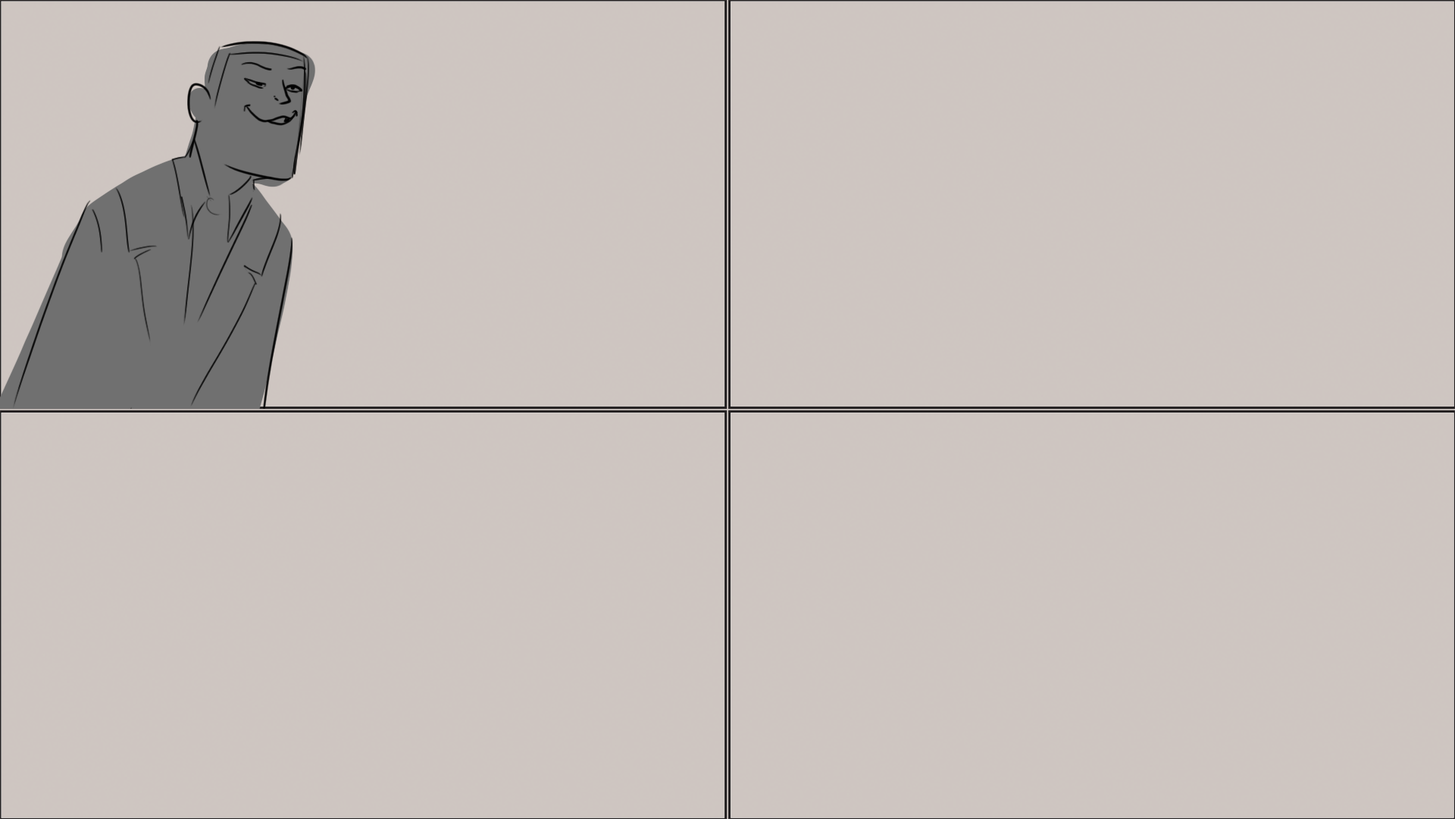
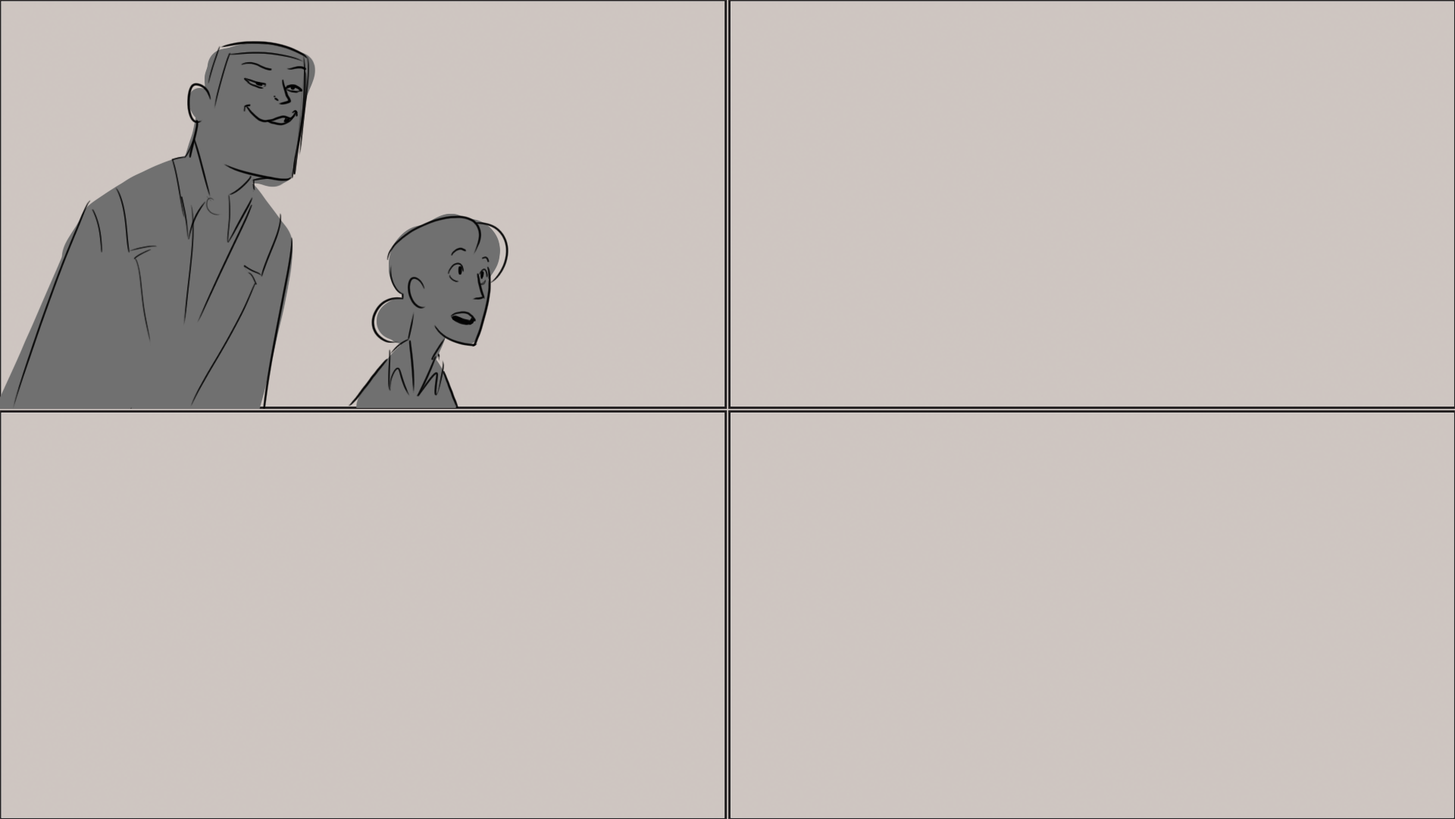
Before/after of a (1455, 819) layered artwork. What changed in the layer stack:
added layer "Nicole01" (1st of 3) above "Shot 21-23" over [347, 212, 509, 408]
